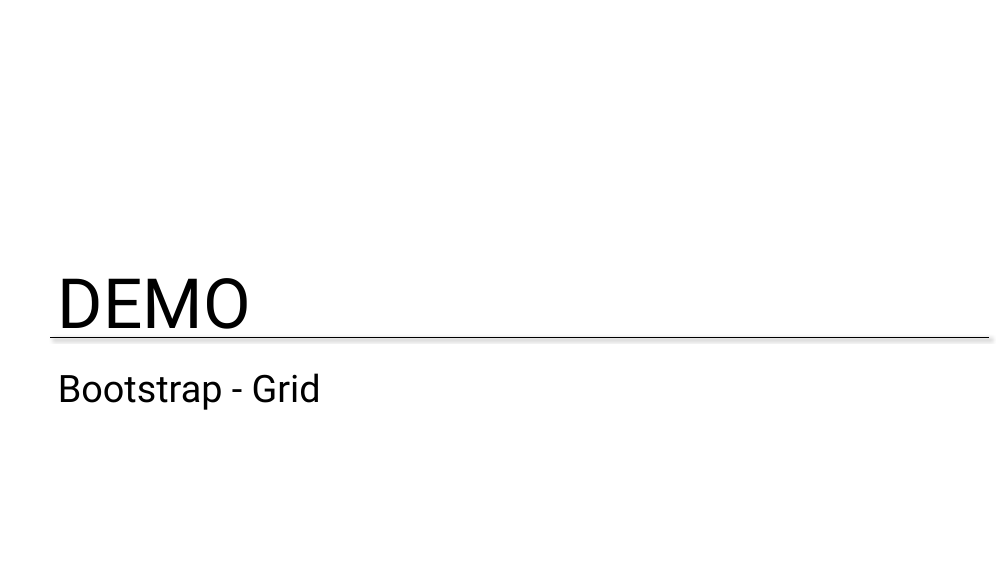
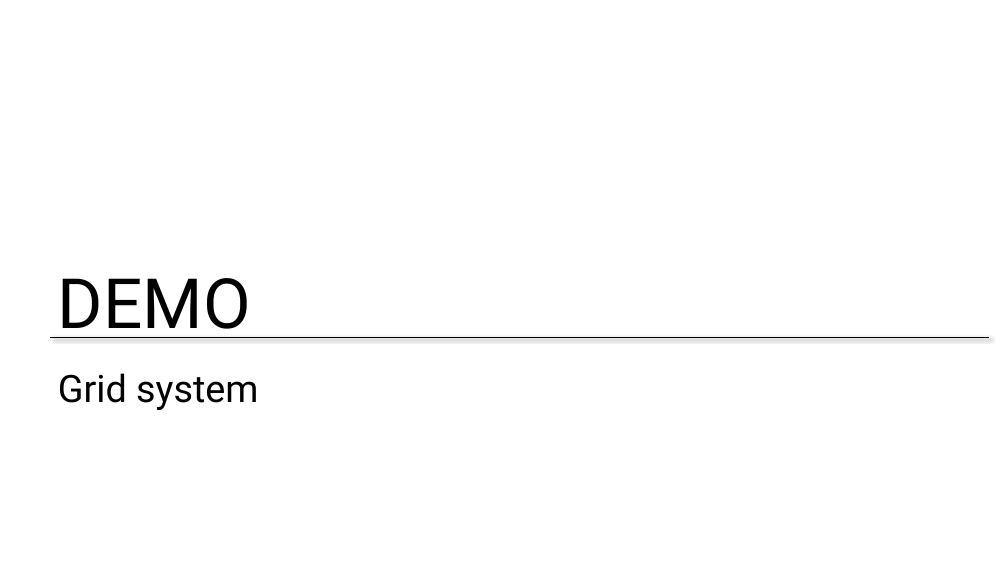
Before and after one commit to zmy/Bootstrap-edX, a slide deck: slide 20 of Slides/Week 1 - Part 1 - Introduction to Bootstrap.pptx (slide 19 before the commit). Drawn at 1008x567 pixels with LibreOffice and Linux fonts; fonts in the diff are those of the drawing; background and template pictures are left out. Boxes give left, top, right and bottom in pixels: in the first picture for what was removed or moved away, otherwise in the second. Text is boxed around its words. In the diff, an @@ line names an element or a change of style, - is before the commit and + after.

```diff
--- a/Slides/Week 1 - Part 1 - Introduction to Bootstrap.pptx
+++ b/Slides/Week 1 - Part 1 - Introduction to Bootstrap.pptx
@@ title at (x1=58, y1=373, x2=258, y2=410): text changed @@
-Bootstrap - Grid
+Grid system
```
Also in this commit, not shown: 3 other slides changed, 1 slide added, 11 other files.
